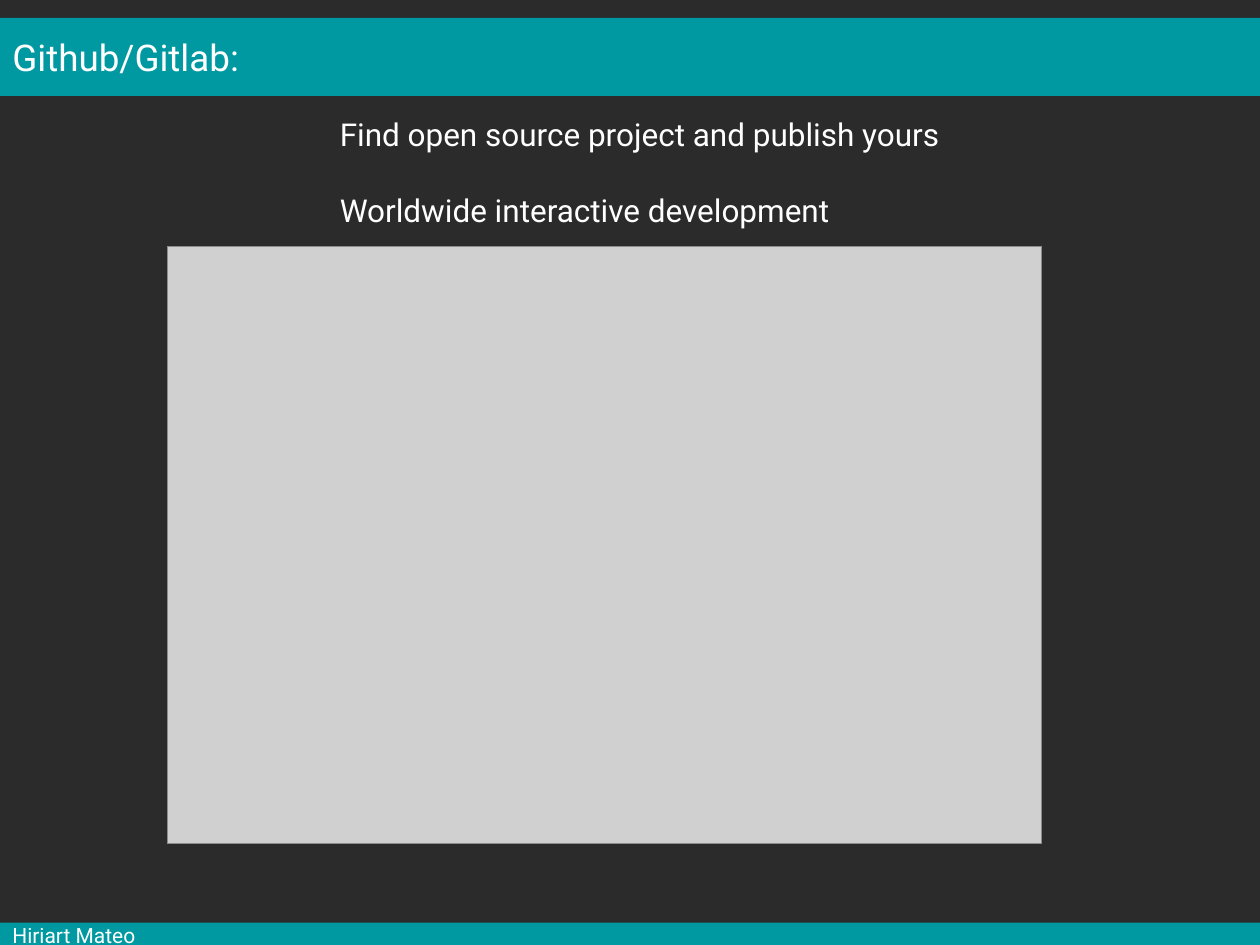
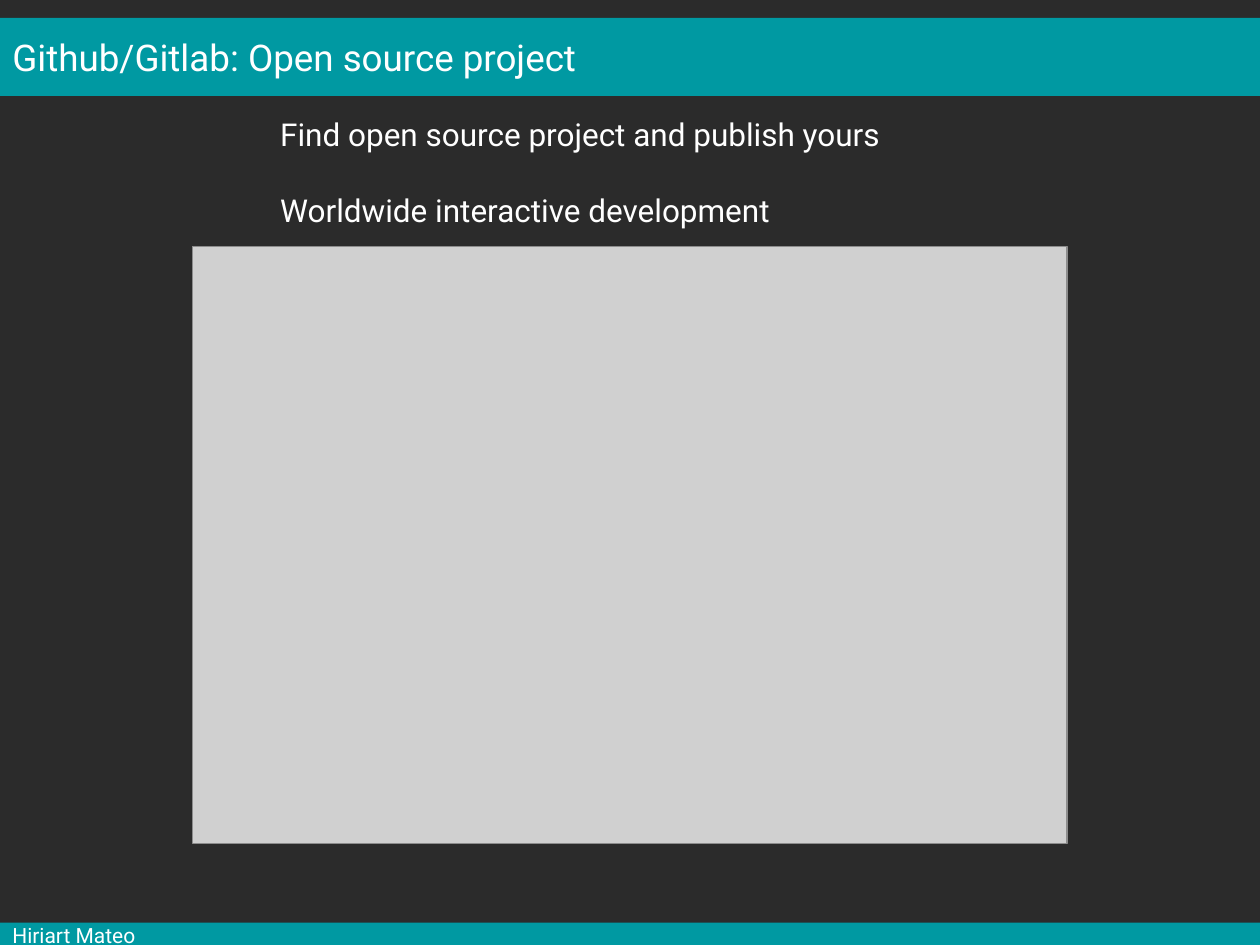
Before and after one commit to mesocentre-clermont-auvergne/formation_fair, a slide deck: slide 28 of fair_versionnage/versionnage_cours/cours.odp. Drawn at 1260x945 pixels with LibreOffice and Linux fonts; fonts in the diff are those of the drawing; grey boxes stand for pictures; background and template pictures are left out; a plain dark background stands for a picture behind light text. Boxes give left, top, right and bottom in pixels: in the first picture for what was removed or moved away, otherwise in the second. Text is boxed around its words. In the diff, an @@ line names an element or a change of style, - is before the commit and + after.

Commit message:
fix text and images placement

```diff
--- a/fair_versionnage/versionnage_cours/cours.odp
+++ b/fair_versionnage/versionnage_cours/cours.odp
@@ text in rectangle at [12,43,576,79]: text changed @@
-Github/Gitlab:
+Github/Gitlab: Open source project
@@ text "Find open source project and ...": place and size @@
-text "Find open source project and ..." at [340,122,939,229]
+text "Find open source project and ..." at [280,122,880,229]
@@ picture: place and size @@
-picture at [168,246,1042,843]
+picture at [193,246,1067,843]
```
Also in this commit, not shown: 7 other slides changed.
